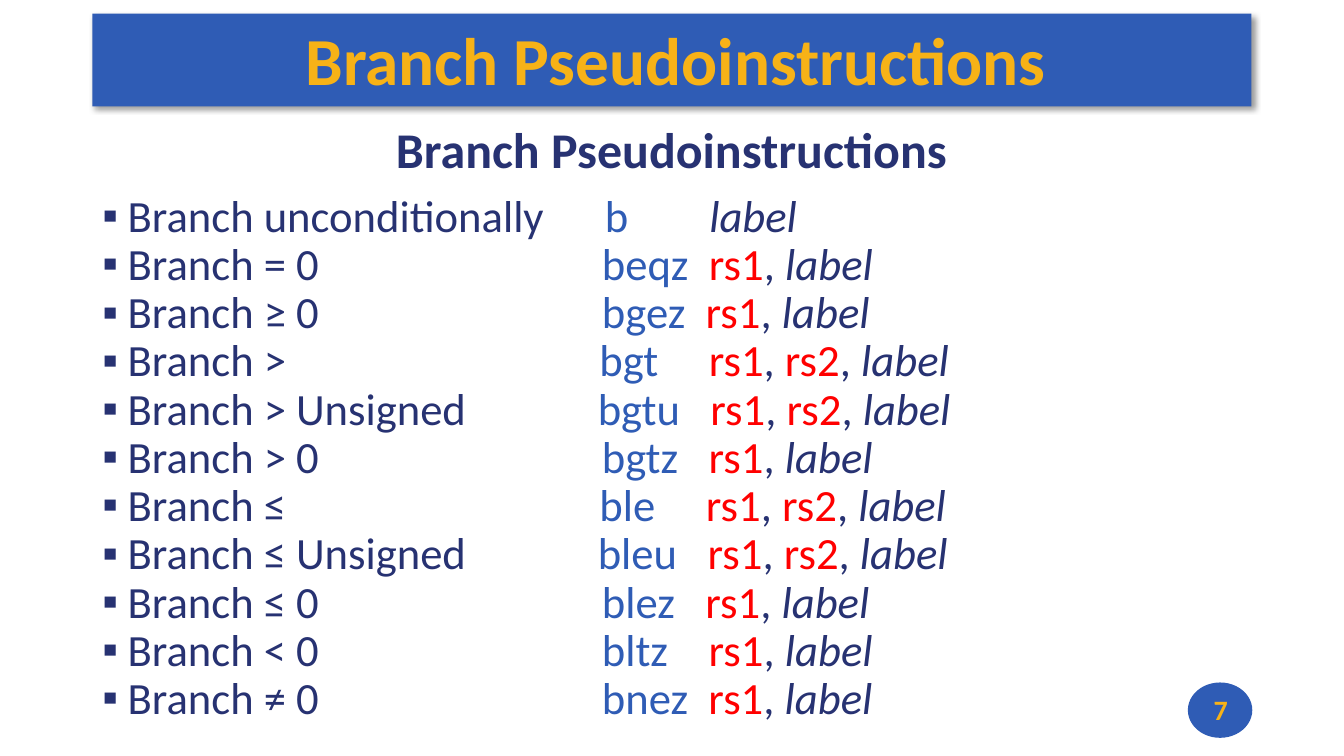
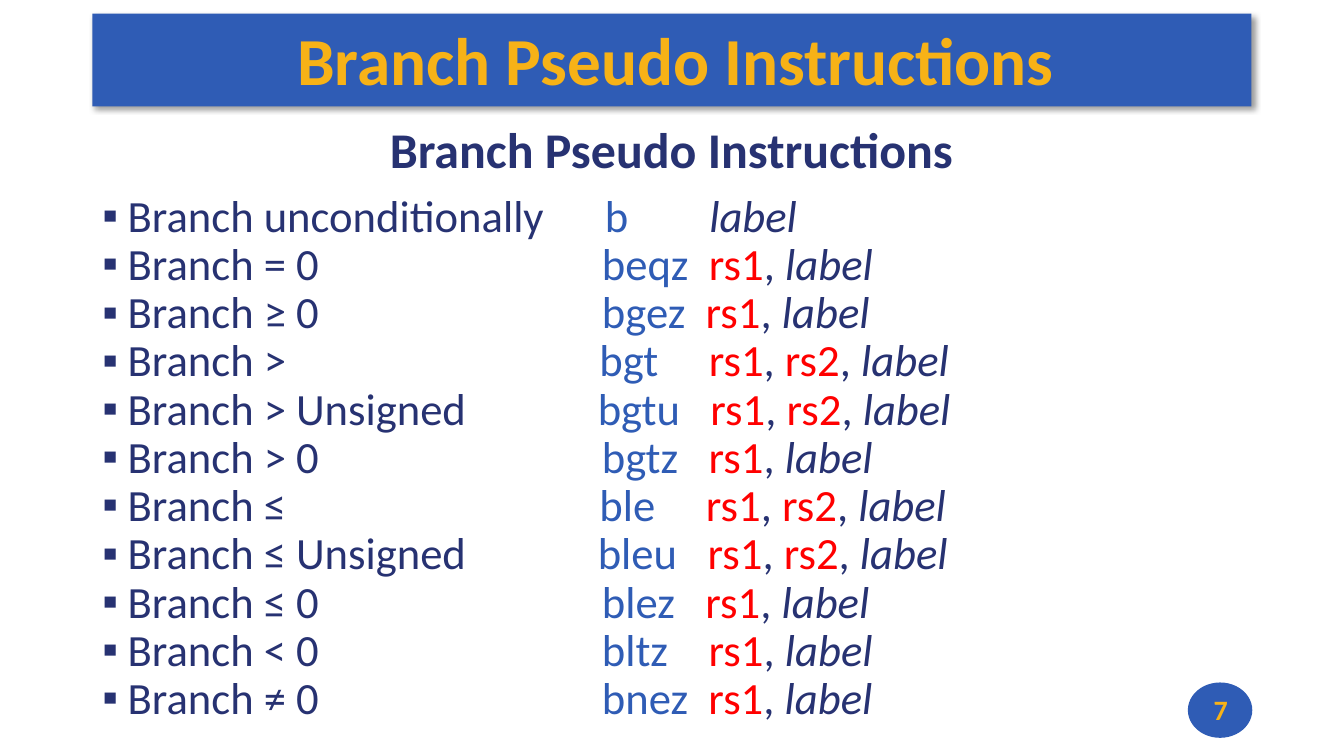
Before and after one commit to andrewt0301/hse-acos-course, a slide deck: slide 7 of docs/part1ca/05_MacrosBranchesArrays/CA_Lecture_05.pptx. Drawn at 1344x756 pixels with LibreOffice and Linux fonts; fonts in the diff are those of the drawing. Boxes give left, top, right and bottom in pixels: in the first picture for what was removed or moved away, otherwise in the second. Text is boxed around its words. In the diff, an @@ line names an element or a change of style, - is before the commit and + after.

```diff
--- a/docs/part1ca/05_MacrosBranchesArrays/CA_Lecture_05.pptx
+++ b/docs/part1ca/05_MacrosBranchesArrays/CA_Lecture_05.pptx
@@ title at bbox=[297, 37, 1053, 86]: text changed @@
-Branch Pseudoinstructions
+Branch Pseudo Instructions
@@ text at bbox=[390, 133, 953, 169]: text changed @@
-Branch Pseudoinstructions
+Branch Pseudo Instructions
```
Also in this commit, not shown: 4 other slides changed, 1 other file.
